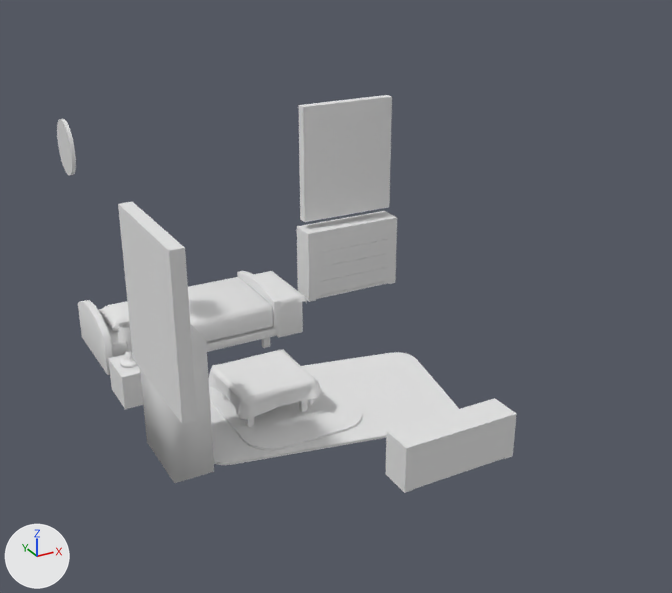
What one commit did to the Blender file Assets/Art/Bedroom2.blend.
Both versions are drawn from a 50 mm lens placed at (-6.78, -14.14, 8.24), pointed at (0.28, -1.3, 1.82). The lights are fixed; the arrows at lower left show +X, +Y and +Z.

Objects in the first picture: 'bookshelve', 'chest', 'clock', 'drawers', 'largeRug', 'madeBed', 'nightstand', 'painting', 'smallRug', 'tableCover', 'wardrobe'.
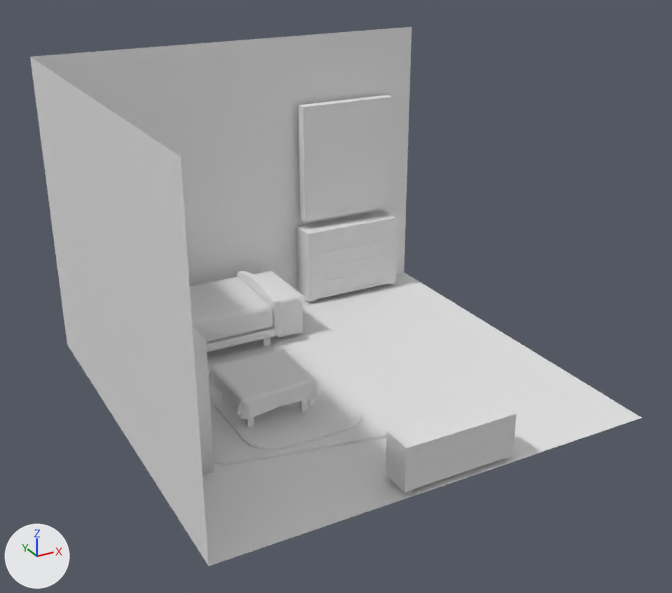
Changed parts and their boxes (x1, y1, x2, y2) in the pictures (672 x 593 px):
'wallsFloors', shown: after (30, 27, 641, 566)
'painting', unchanged, covered by the edit: before (118, 202, 197, 424)
'bookshelve', unchanged, covered by the edit: before (140, 324, 214, 483); after (192, 326, 214, 475)

The change in detail:
Object 'wallsFloors' (ob_wallsfloors) is now shown.
